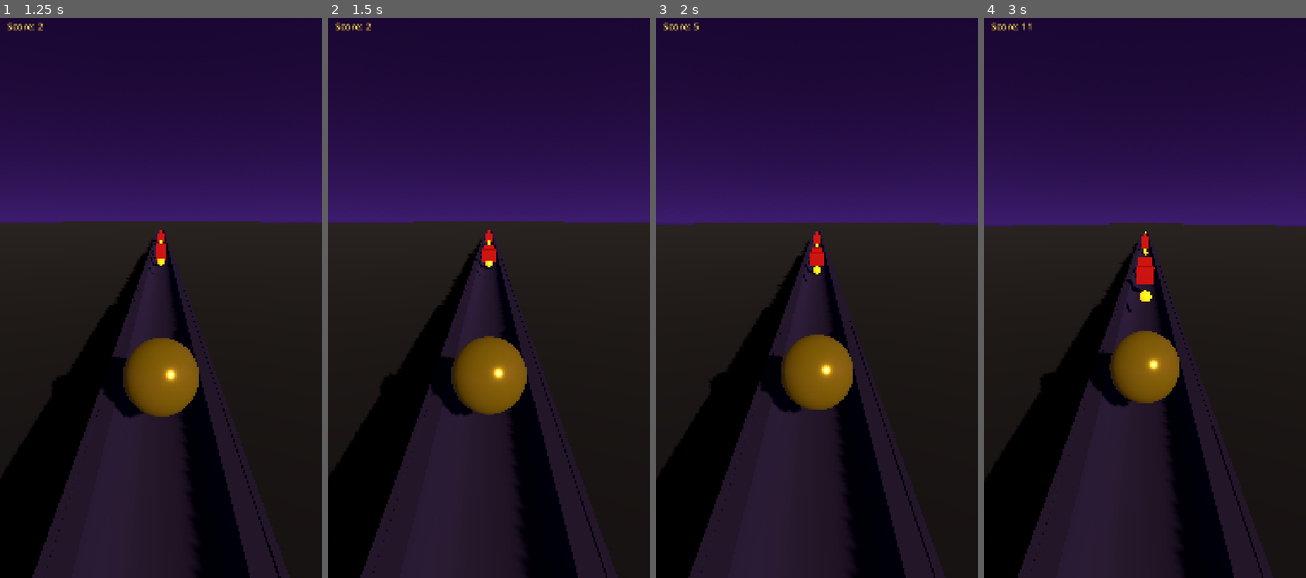
Above: before the commit, frames 1-4 (left to right).
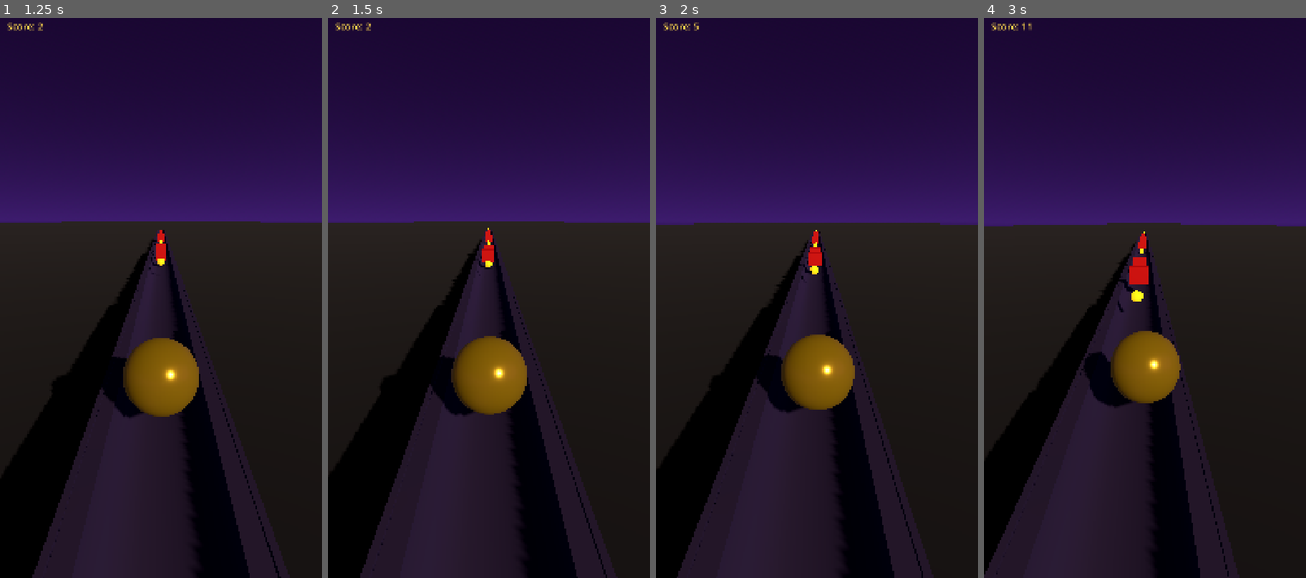
Above: after the commit, the same moments.

Repository: Ebrahassad/marble-rush
Game: Godot game, scene res://scenes/Main.tscn
Two runs of this game, one before a commit and one after it. Both use one fixed random seed, a clock stepped at 60 frames per second and the inputs below.
Inputs (mouse positions are in pixels of both pictures, inside the frame that each line leads up to):
- Up to frame 1 (1.25 s): move the mouse to (231, 264) at 0.52 s; click (231, 264) at 0.67 s
- Up to frame 2 (1.5 s): drag from (424, 320) to (472, 404) at 1.27 s
- Up to frame 3 (2 s): no input
- Up to frame 4 (3 s): move the mouse to (1177, 163) at 2.02 s; click (1177, 163) at 2.17 s; drag from (1128, 404) to (1048, 208) at 2.77 s

Frame 1 is identical in both runs. In frame 2, 0.5% of the frame differs, in the area x 10-87%, y 37-100%; in frame 3, 3.0%; in frame 4, 9.2%, in the area x 0-78%, y 36-100%.

Commit message:
Fix ball freeze after restart (reset GameManager) and improve touch steering responsiveness

Diff:
--- a/scripts/ball_controller.gd
+++ b/scripts/ball_controller.gd
@@ -2,10 +2,10 @@
 
 @export var forward_speed: float = 4.0
 @export var max_forward_speed: float = 8.0
-@export var steer_force: float = 10.0
+@export var steer_force: float = 18.0
 @export var jump_impulse: float = 6.0
 @export var fast_fall_force: float = 25.0
-@export var lane_limit: float = 0.4
+@export var lane_limit: float = 0.55
 @export var fall_death_y: float = -5.0
 
 var touch_start_x: float = 0.0
@@ -74,9 +74,10 @@
 
 		if delta_y > 80.0:
 			fast_falling = true
-		elif abs(delta_x) > 30.0:
+		elif abs(delta_x) > 15.0:
 			var direction: float = sign(delta_x)
 			apply_central_force(Vector3(direction * steer_force * mass, 0, 0))
+			touch_start_x = event.position.x
 		elif delta_y < -80.0:
 			_jump()
 
--- a/scripts/hud.gd
+++ b/scripts/hud.gd
@@ -18,4 +18,5 @@
 	$GameOverPanel.visible = true
 
 func _on_restart_pressed() -> void:
+	GameManager.reset()
 	get_tree().reload_current_scene()
